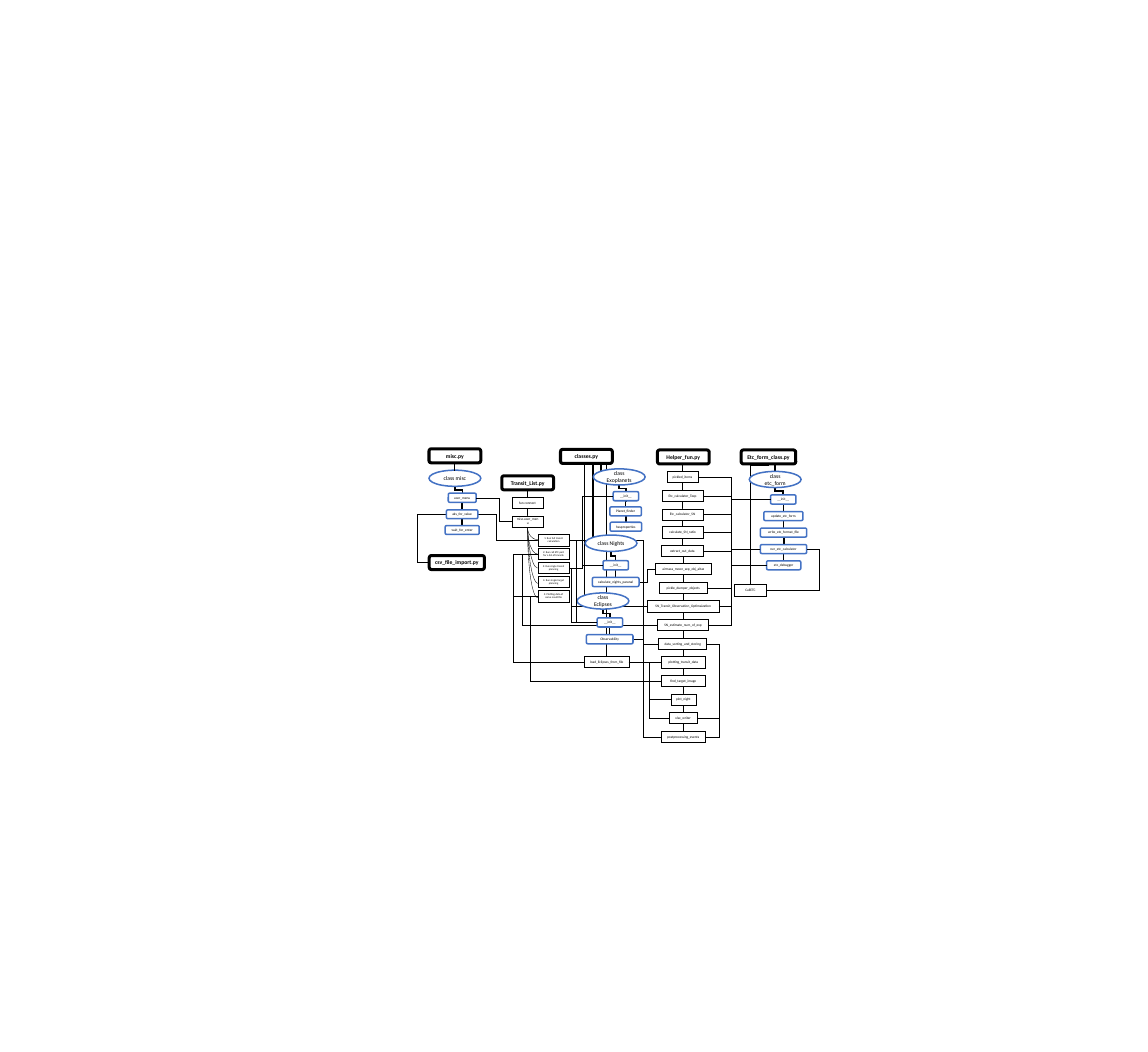
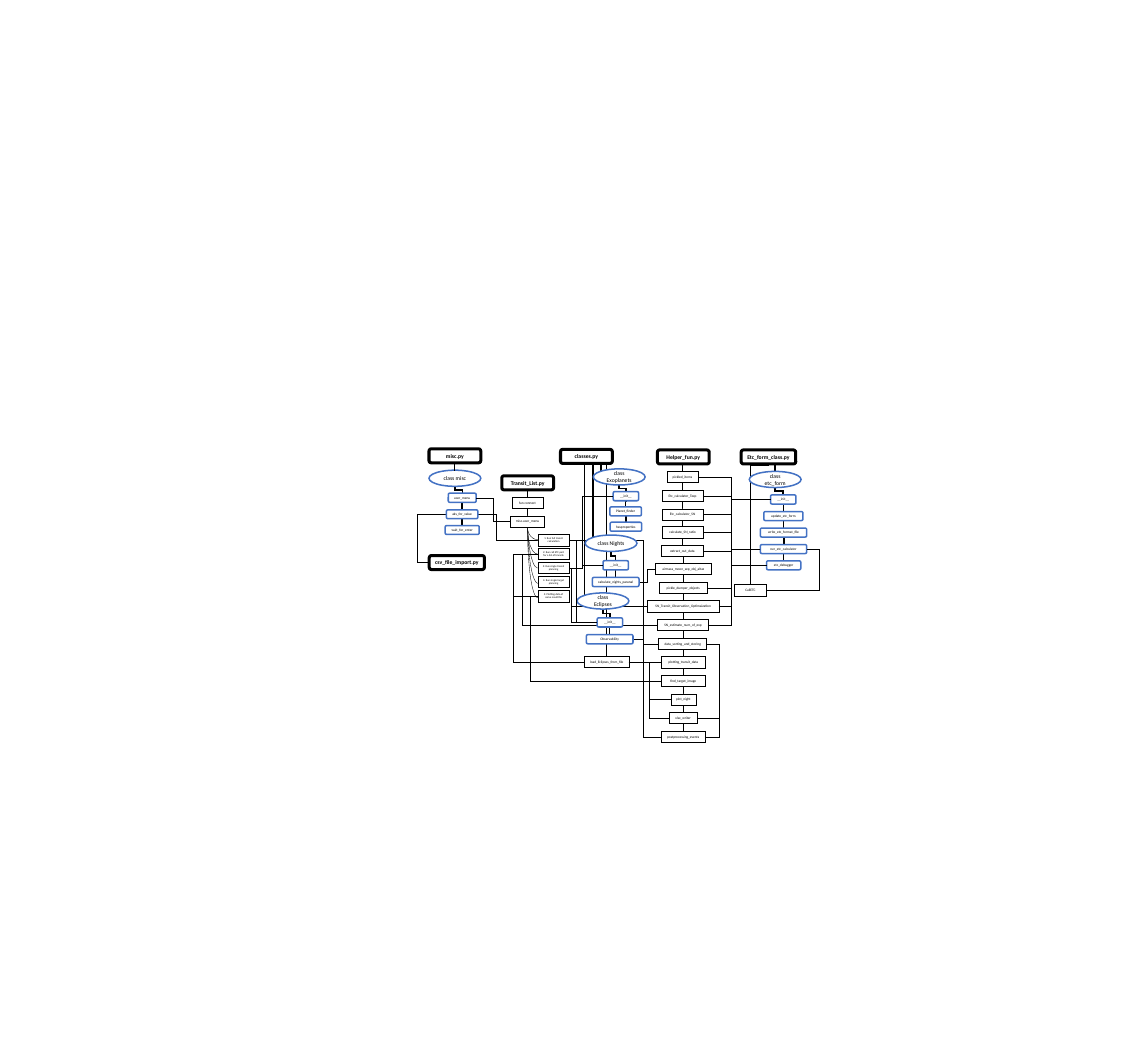
Before and after one commit to jonaszubindu/CRIRES-planning-tool, a slide deck: slide 1 of docs/Dependency_tree.pptx. Drawn at 1148x1052 pixels with LibreOffice and Linux fonts; fonts in the diff are those of the drawing. Boxes give left, top, right and bottom in pixels: in the first picture for what was removed or moved away, otherwise in the second. Text is boxed around its words. In the diff, an @@ line names an element or a change of style, - is before the commit and + after.

```diff
--- a/docs/Dependency_tree.pptx
+++ b/docs/Dependency_tree.pptx
@@ elbow line (476, 498) - (511, 522): route changed @@
```
Also in this commit, not shown: 1 other file.
